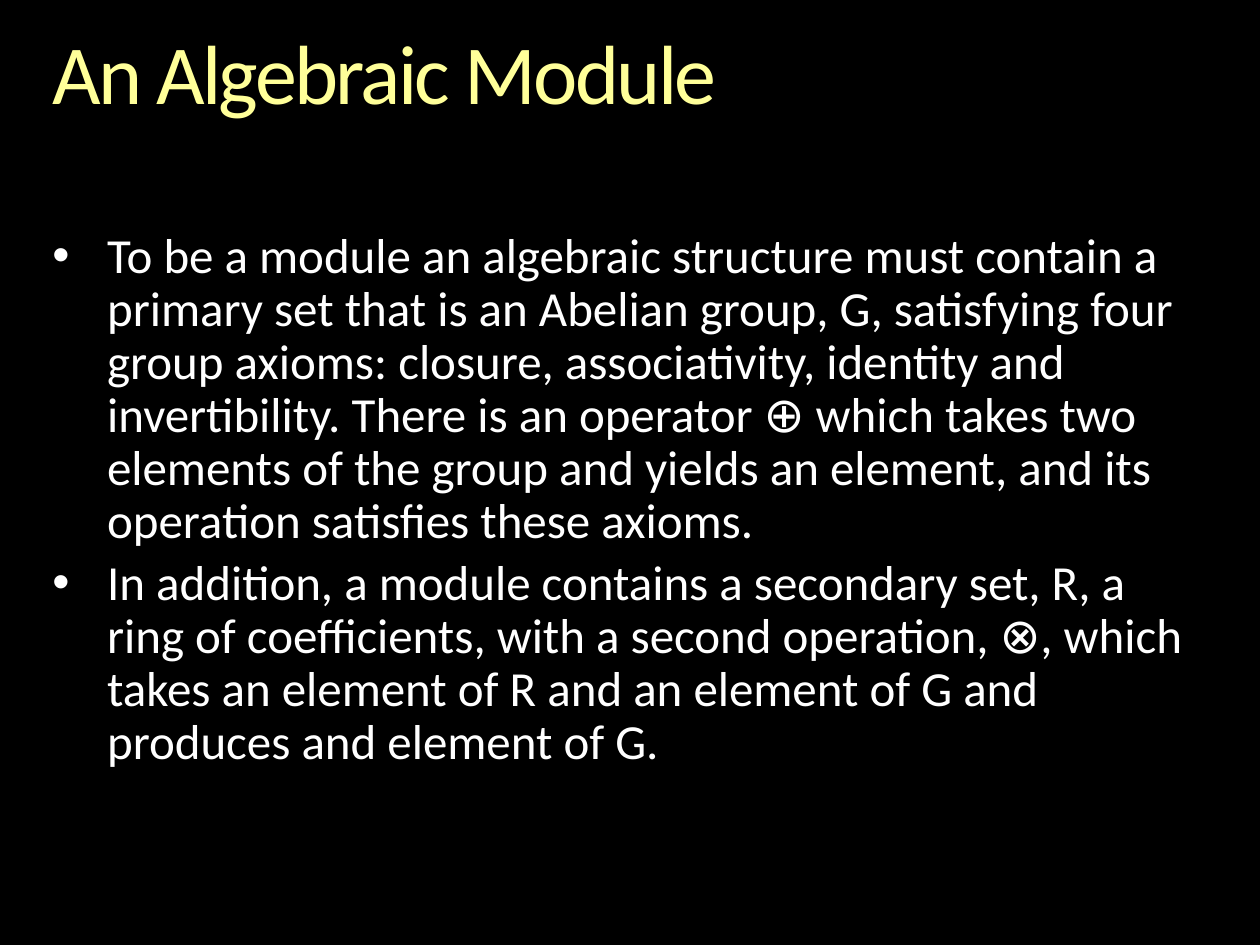
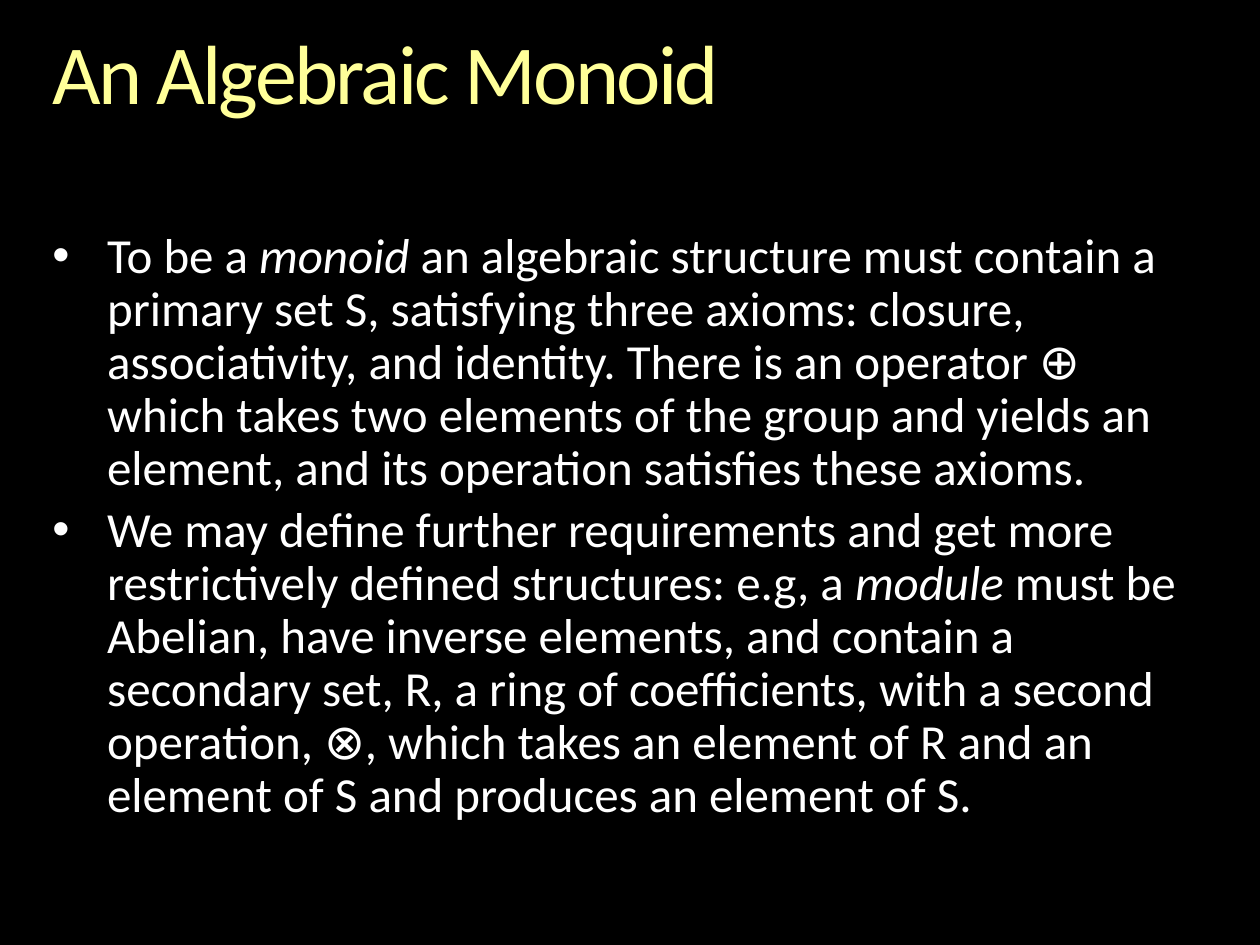
Before and after one commit to gcallah/indras_net, a slide deck: slide 15 of docs/ABMsAsAlgebraic.pptx (slide 14 before the commit). Drawn at 1260x945 pixels with LibreOffice and Linux fonts; fonts in the diff are those of the drawing; background and template pictures are left out. Boxes give left, top, right and bottom in pixels: in the first picture for what was removed or moved away, otherwise in the second. Text is boxed around its words. In the diff, an @@ line names an element or a change of style, - is before the commit and + after.

Commit message:
Further work on the ABMs as abstract algebras presentation.

```diff
--- a/docs/ABMsAsAlgebraic.pptx
+++ b/docs/ABMsAsAlgebraic.pptx
@@ title at [52,45,719,119]: text changed @@
-An Algebraic Module
+An Algebraic Monoid
@@ text at [107,239,1176,820]: text changed @@
-• To be a module an algebraic structure must contain a primary set that is an Abelian group, G, satisfying four group axioms: closure, associativity, identity and invertibility. There is an operator ⊕ which takes two elements of the group and yields an element, and its operation satisfies these axioms.
-• In addition, a module contains a secondary set, R, a ring of coefficients, with a second operation, ⊗, which takes an element of R and an element of G and produces and element of G.
+• To be a monoid an algebraic structure must contain a primary set S, satisfying three axioms: closure, associativity, and identity. There is an operator ⊕ which takes two elements of the group and yields an element, and its operation satisfies these axioms.
+• We may define further requirements and get more restrictively defined structures: e.g, a module must be Abelian, have inverse elements, and contain a secondary set, R, a ring of coefficients, with a second operation, ⊗, which takes an element of R and an element of S and produces an element of S.
```
Also in this commit, not shown: 5 other slides changed, 2 slides added.
